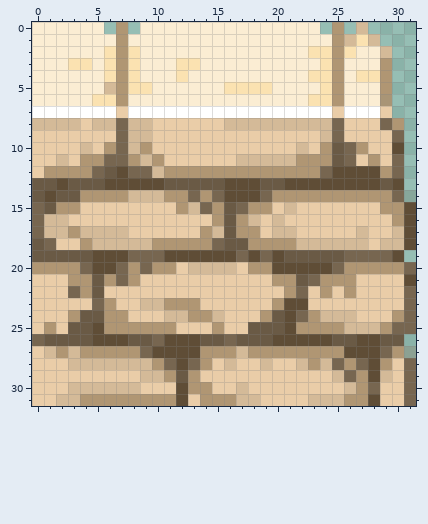
Edited in one commit: pixel-art sprite (Assets/Sprites/DesertTownWall/desertTownWallBottomRightCorner.png). The picture above was drawn from the file before the commit.
The file is 32x32 pixels. Pixels under 10% opacity are left out. Colours within 5 levels of each other are drawn and written as one.
After the commit:
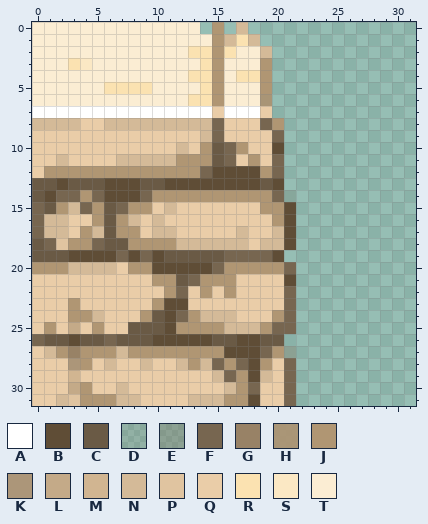
Palette (. is transparent): A #ffffff  B #5f4d36  C #6a5a45  D #77665025  E #77665053  F #776650  G #988266  H #ac9271ea  J #b09673  K #ac9679  L #c4aa88  M #d1b591  N #d4ba98  P #e0c4a0  Q #eacda8  R #fbe2b1  S #fbe8c4  T #fbedd3
From old to new:
@@ x 0..31 @@
- 0 TTTTTT.J.TTTTTTTTTTTTTTT.J.N....
- 1 TTTTTTTJTTTTTTTTTTTTTTTTTJNRN...
- 2 TTTTTTRJRTTTTTTTTTTTTTTRRJRTTN..
- 3 TTTRRTRJRTTTRRTTTTTTTTTTRJTTTJ..
- 4 TTTTTTRJRTTTRTTTTTTTTTTRRJTRRJ..
- 5 TTTTTTNJRRTTTTTTRRRRTTTTRJTTTJ..
- 6 TTTTTRRJTTTTTTTTTTTTTTTRRJTTTH..
- 7 AAAAAAAQAAAAAAAAAAAAAAAAAQAAAQ..
- 8 NNNNQNNFNNQQQQQQNNNNNNNNNFQQQFJ.
- 9 QQQQQQQFNNQQQQQQQQQQQQQQNFQQQQF.
-10 QQQQNQJFNJQQQQQQQQQQQQNQJCFJQQB.
-11 QQNQJJFFJNJQQQQQQNNNNNJJJCFQJQF.
-12 QJJJJFCBFFNJJJJJJJJJJJJJFBBBBJF.
-13 CCBCCCBBBBBCCCCCBBBCCBBBBBBBBCB.
-14 CBCCJJJJNNNJJFJFBBBFJJJJJJJJJJFD
-15 FCJJQQQQQQQQJNFJCFJJQNQQQQQQQJJB
-16 FNNQQQQQQQQQQQQJCJNQNQQQQQQQQQJB
-17 FNNJNNNNQQQQQQJNCJJQNNQQQQQNQQNB
-18 CFQQJNNNNNJJJJJFCCJJJJNNNNNNQNNB
-19 CCCCCBBBFFFBBBBBBFBFBCCCCCFFFFB.
-20 JJJJFBBFJFJJQNNNNQJJBBBBBFJJJJJF
-21 QQQJJCJFJQQQQQQQQQQQJJCFJJJQQQQB
-22 QQQFJCQQQQQQQQQQQQQQQJFQJQJQQQQF
-23 QQQQQFJQQNNJJJQQQQQQJBBQQQQQQQQF
-24 QQQJCCJJQQQNNJJNQQQJCBFJNNNQQQJF
-25 QJQCCBJJJJJJQQQJQQCCCBJJJJNNNJFF
-26 FCCCCBBBCCFBBBCCFCCCBBBBBCCBBCC.
-27 QNJNJJJJJFBBBBJJJNJJJJJJJJBBBFJE
-28 QQQNNNNNNNJFBFJQNQQNQQNJNFJFBJQF
-29 QQQQQQQQQNNJCJQQQQQQQQQQQNFJBNQF
-30 QQQNNNNNNQQQBJJQQNQQQQQQQQNJFQQF
-31 QQNNJJJJJJJJBQJJJNNQQQQNNNJJBQQF
+ 0 TTTTTTTTTTTTTT.J.N..............
+ 1 TTTTTTTTTTTTTTTJNRN.............
+ 2 TTTTTTTTTTTTTRRJRTTN............
+ 3 TTTRSTTTTTTTTTRJTTTJ............
+ 4 TTTTTTTTTTTTTRRJTRRJ............
+ 5 TTTTTTRRRRTTTTRJTTTJ............
+ 6 TTTTTTTTTTTTTRRJTTTH............
+ 7 AAAAAAAAAAAAAAAQAAAQ............
+ 8 NNNNQQNNNNNNNNNFQQQFJ...........
+ 9 QQQQQQQQQQQQQQNFQQQQF...........
+10 QQQQQQQQQQQQNQJCFJQQB...........
+11 QQNQQQQNNNNNJJJCFQJQF...........
+12 QJJJJJJJJJJJJJFBBBBJF...........
+13 CCBCCCBBBCCBBBBBBBBCB...........
+14 CBFFJFBBBFJJJJJJJJJJFD..........
+15 FCJNFJCFJJQNQQQQQQQJJB..........
+16 FNNQQJCJNQNQQQQQQQQQJB..........
+17 FNNQJNCJJQNNQQQQQNQQNB..........
+18 CFPJJFCCJJJJNNNNNNQNNB..........
+19 CCCBBBBFBFBCCCCCFFFFB...........
+20 JJJNNNNQJJBBBBBFJJJJJF..........
+21 QQQQQQQQQQJJCFJJJQQQQB..........
+22 QQQQQQQQQQQJFQJQJQQQQF..........
+23 QQQJQQQQQQJBBQQQQQQQQF..........
+24 QQQJJNQQQJCBFJNNNQQQJF..........
+25 QJQLQJQQCCCBJJJJNNNJFF..........
+26 FCCBCCFCCCBBBBBCCBBCC...........
+27 QNJGJJJNJJJJJJJJBBBFJE..........
+28 QQQKJQNQQNQQNJNFJFBJQF..........
+29 QQQMQQQQQQQQQQQNFJBNQF..........
+30 QQQLJQQNQQQQQQQQNJFQQF..........
+31 QQNPJJJNNQQQQNNNJJBQQF..........
Boxes around the changes in both pictures, in picture pixels (x1, y1, x2, y2):
changed: (56, 22, 416, 406)
